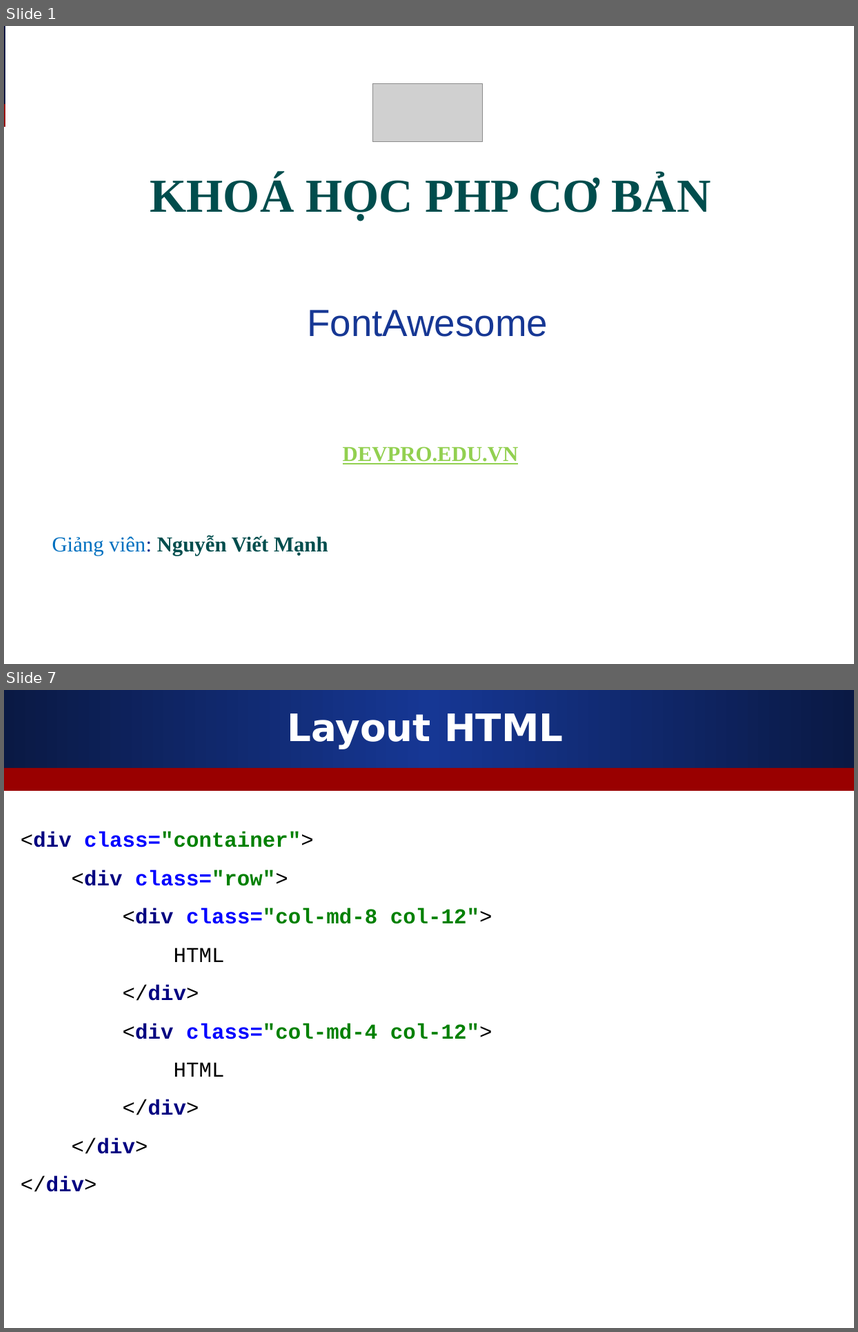
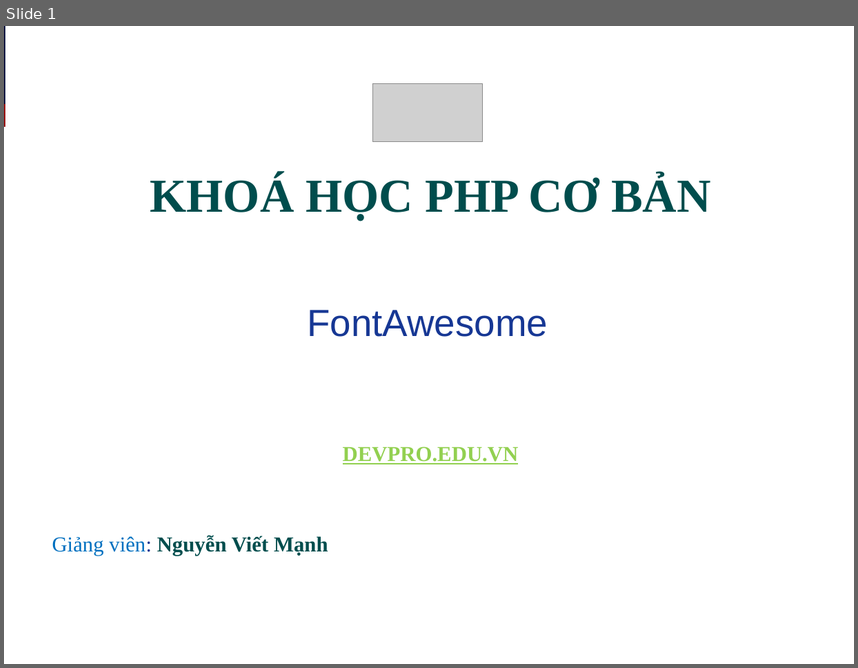
Before and after one commit to melng124/php39_devpro, a slide deck: Day5_FontAwesome_Thuc_hanh_Bootstrap/Slide_bai_giang/FontAwesome.ppt. Shown one above the other, each under a label of ours: slides 1 and 7 before the commit, slide 1 after it; the slides between them are not shown. The pictures are 858x1332 and 858x668 pixels, drawn with LibreOffice and Linux fonts; fonts in the diff are those of the drawing; grey boxes stand for pictures. Boxes give left, top, right and bottom in pixels: in the first picture for what was removed or moved away, otherwise in the second. Text is boxed around its words. In the diff, an @@ line names an element or a change of style, - is before the commit and + after.

```diff
--- a/Day5_FontAwesome_Thuc_hanh_Bootstrap/Slide_bai_giang/FontAwesome.ppt
+++ b/Day5_FontAwesome_Thuc_hanh_Bootstrap/Slide_bai_giang/FontAwesome.ppt
@@ slide 7 removed at [4, 690, 854, 1328], background #FFFFFF; not listed: 2 template elements that a slide beside it also shows @@
@@ title removed at [287, 713, 564, 749] @@
-Layout HTML
@@ text removed at [21, 831, 493, 1192] @@
-<div class="container">
-<div class="row">
-<div class="col-md-8 col-12">
-HTML
-</div>
-<div class="col-md-4 col-12">
-HTML
-</div>
-</div>
-</div>
```
Also in this commit, not shown: 2 slides changed, 2 slides added, 4 other slides removed, 1 other file.
